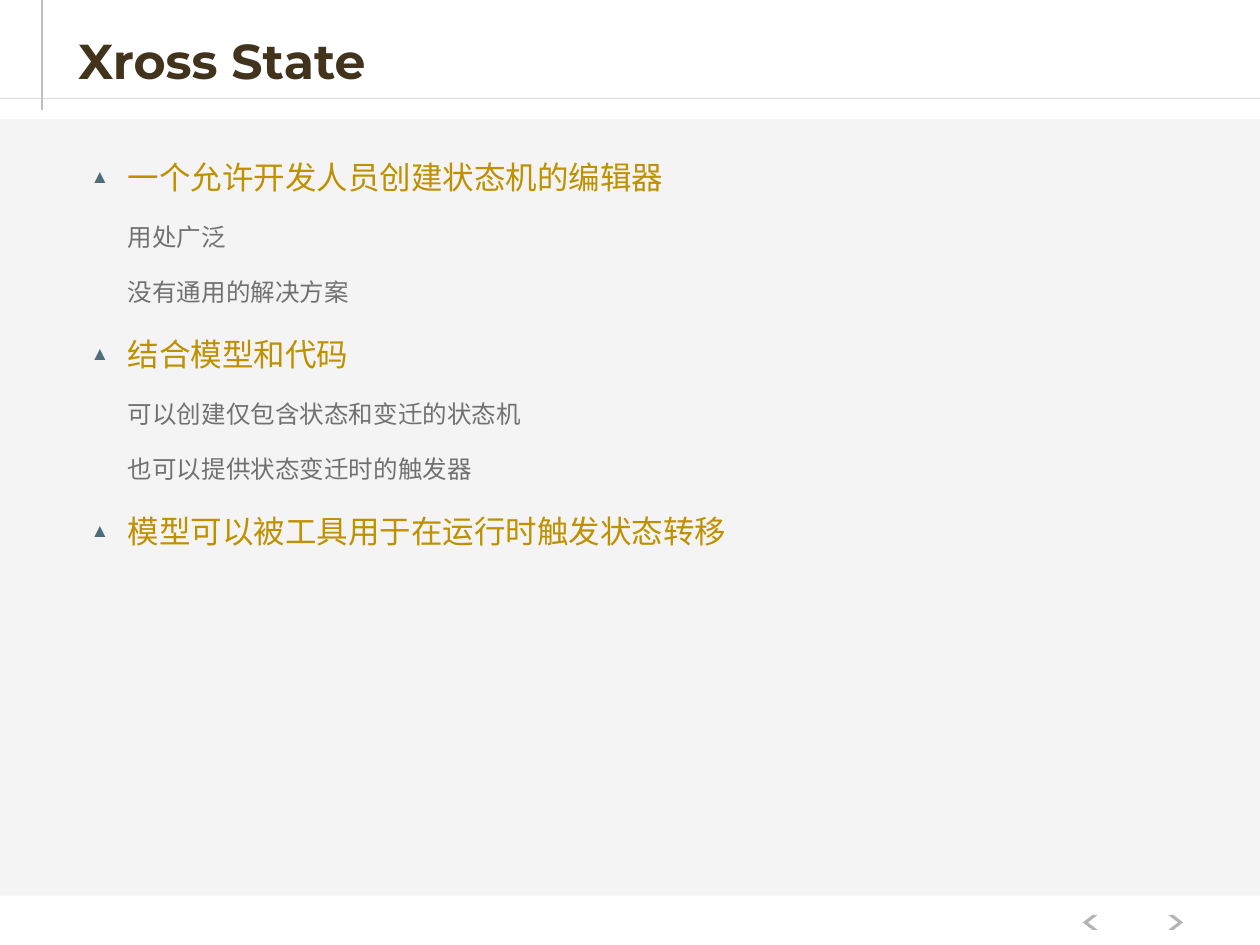
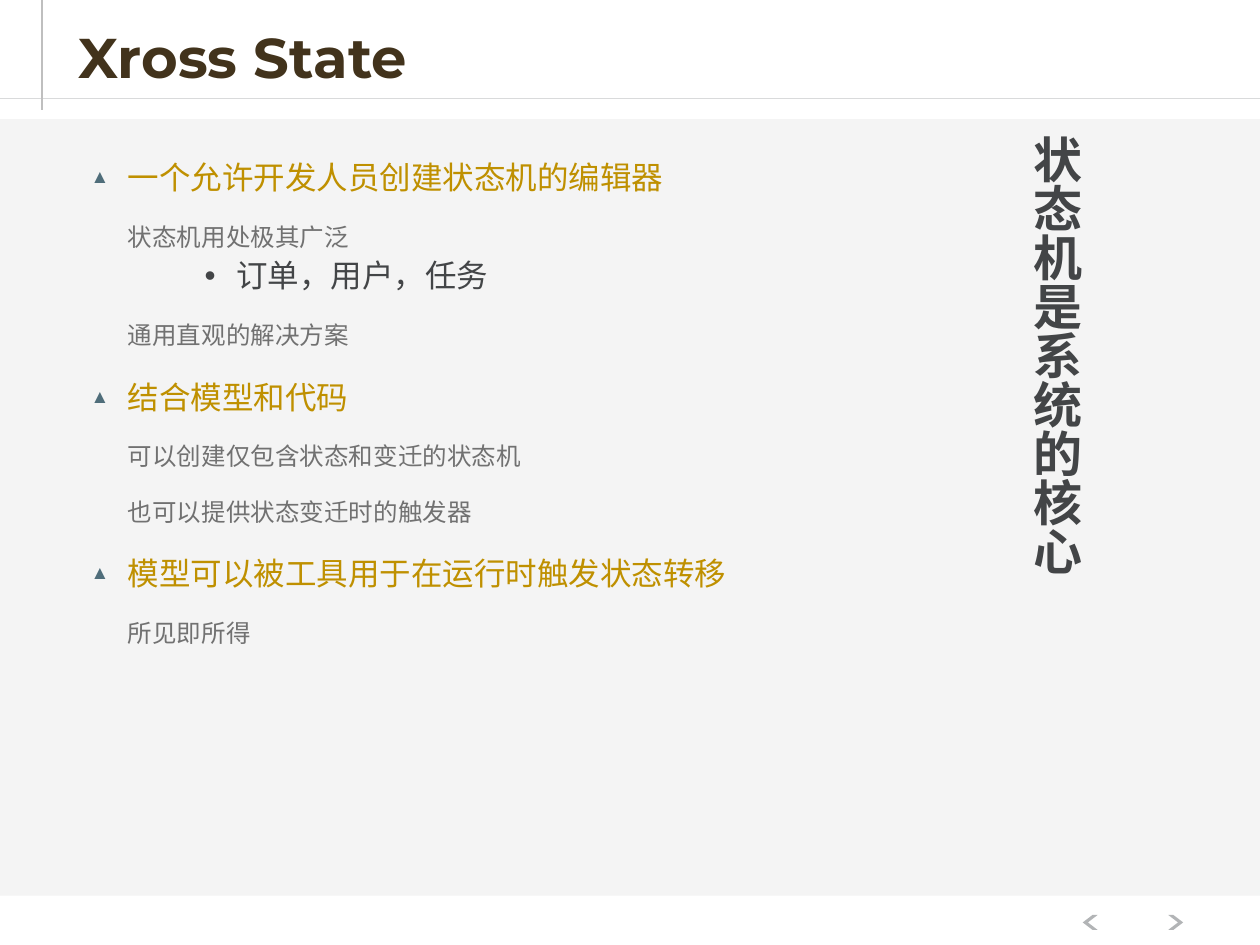
Before and after one commit to hejiehui/xross-tools-installer, a slide deck: slide 30 of doc/X-Series - 中文.pptx (slide 22 before the commit). Drawn at 1260x945 pixels with LibreOffice and Linux fonts; fonts in the diff are those of the drawing. Boxes give left, top, right and bottom in pixels: in the first picture for what was removed or moved away, otherwise in the second. Text is boxed around its words. In the diff, an @@ line names an element or a change of style, - is before the commit and + after.

```diff
--- a/doc/X-Series - 中文.pptx
+++ b/doc/X-Series - 中文.pptx
@@ title "Xross State" at (x1=78, y1=38, x2=407, y2=79): size 28 to 32 pt @@
@@ text added at (x1=1033, y1=136, x2=1082, y2=574), 28 pt, text #434547, bold @@
+状态机是系统的核心
@@ text at (x1=128, y1=225, x2=488, y2=346): text changed @@
-    用处广泛
-    没有通用的解决方案
+    状态机用处极其广泛
+    • 订单，用户，任务
+    通用直观的解决方案
@@ text at (x1=128, y1=621, x2=251, y2=644): paragraph added @@
+    所见即所得
```
Also in this commit, not shown: 26 other slides changed, 18 slides added, 3 slides removed.
